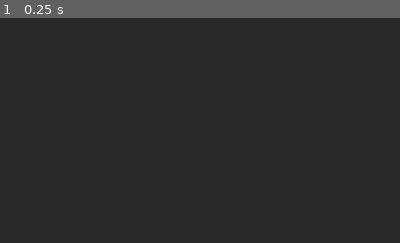
Above: before the commit, frame 1.
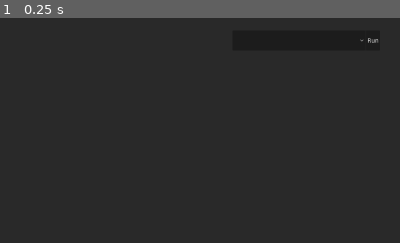
Above: after the commit, the same moment.

Repository: JackShort/vscripting
Game: Godot game, scene res://Main.tscn
Same seed, same stepped clock (60 frames per second), same inputs: the game is played once before the commit and once after it.
Inputs:
- Up to frame 1 (0.25 s): no input
The pictures show only the part of the screen within x 50-100%, y 0-50%; the shares and areas given below are measured in that part.

The runs differ from the first frame. In frame 1, less than 0.1% of the frame differs, in the area x 90-95%, y 8-12%.

Commit message:
runner button

Diff:
--- /dev/null
+++ b/ActionContainerHandler.gd
@@ -0,0 +1,17 @@
+extends PanelContainer
+
+@onready var runner_dropdown = %RunnerDropdown
+@onready var runnner_button = %RunnerButton
+
+func _ready():
+    runnner_button.button_down.connect(_on_button_down)
+    Global.added_function.connect(refresh_runner)
+
+func _on_button_down():
+    print("should run")
+
+func refresh_runner():
+    runner_dropdown.clear()
+
+    for key in Global.vm_state["functions"]:
+        runner_dropdown.add_item(key)
--- a/Global.gd
+++ b/Global.gd
@@ -1,4 +1,6 @@
 extends Node
+
+signal added_function
 
 @onready var graph_node_data_scene = preload("res://GraphNodeData.tscn")
 
@@ -23,3 +25,4 @@
     var graph_node_data = graph_node_data_scene.instantiate()
     graph_node_data.name = function_name
     graph_node_list.add_child(graph_node_data)
+    added_function.emit()
--- a/Graph.gd
+++ b/Graph.gd
@@ -4,6 +4,7 @@
 @onready var search_node_scene = preload("res://Searchbar.tscn")
 
 var dragged_param: GraphNodeParameter = null
+
 var _search_bar_node: Control = null
 var _selected_node: ScriptingGraphNode = null
 
--- a/Main.tscn
+++ b/Main.tscn
@@ -6,51 +6,54 @@
 [ext_resource type="Theme" uid="uid://bo8kigawanwjo" path="res://text_theme.tres" id="1_v7iym"]
 [ext_resource type="Script" path="res://ParameterInputHandler.gd" id="2_44j18"]
 [ext_resource type="Script" path="res://FunctionsInputHandler.gd" id="3_p7qvg"]
+[ext_resource type="Script" path="res://ActionContainerHandler.gd" id="4_eon57"]
 [ext_resource type="PackedScene" uid="uid://dd45w0c6lva0" path="res://GraphNodeList.tscn" id="5_aqdkv"]
 
 [sub_resource type="StyleBoxEmpty" id="StyleBoxEmpty_jxtku"]
 
 [sub_resource type="StyleBoxEmpty" id="StyleBoxEmpty_83ecl"]
 
+[sub_resource type="StyleBoxEmpty" id="StyleBoxEmpty_7sle3"]
+
 [node name="Main" type="Node2D"]
 
 [node name="UILayer" type="CanvasLayer" parent="."]
 
-[node name="PanelContainer" type="PanelContainer" parent="UILayer"]
+[node name="StateContainer" type="PanelContainer" parent="UILayer"]
 custom_minimum_size = Vector2(600, 2.08165e-12)
 offset_right = 450.0
 offset_bottom = 2600.0
 
-[node name="MarginContainer" type="MarginContainer" parent="UILayer/PanelContainer"]
+[node name="MarginContainer" type="MarginContainer" parent="UILayer/StateContainer"]
 layout_mode = 2
 theme_override_constants/margin_left = 8
 theme_override_constants/margin_top = 8
 theme_override_constants/margin_right = 8
 theme_override_constants/margin_bottom = 8
 
-[node name="VBoxContainer" type="VBoxContainer" parent="UILayer/PanelContainer/MarginContainer"]
+[node name="VBoxContainer" type="VBoxContainer" parent="UILayer/StateContainer/MarginContainer"]
 layout_mode = 2
 theme_override_constants/separation = 24
 
-[node name="Header" type="Label" parent="UILayer/PanelContainer/MarginContainer/VBoxContainer"]
+[node name="Header" type="Label" parent="UILayer/StateContainer/MarginContainer/VBoxContainer"]
 layout_mode = 2
 theme = ExtResource("1_v7iym")
 theme_type_variation = &"HeaderLarge"
 text = "Minting Contract"
 horizontal_alignment = 1
 
-[node name="HSeparator" type="HSeparator" parent="UILayer/PanelContainer/MarginContainer/VBoxContainer/Header"]
+[node name="HSeparator" type="HSeparator" parent="UILayer/StateContainer/MarginContainer/VBoxContainer/Header"]
 layout_mode = 2
 offset_top = 40.0
 offset_right = 584.0
 offset_bottom = 44.0
 
-[node name="ParametersSection" type="VBoxContainer" parent="UILayer/PanelContainer/MarginContainer/VBoxContainer"]
+[node name="ParametersSection" type="VBoxContainer" parent="UILayer/StateContainer/MarginContainer/VBoxContainer"]
 layout_mode = 2
 theme_override_constants/separation = 12
 script = ExtResource("2_44j18")
 
-[node name="ParameterHeader" type="Label" parent="UILayer/PanelContainer/MarginContainer/VBoxContainer/ParametersSection"]
+[node name="ParameterHeader" type="Label" parent="UILayer/StateContainer/MarginContainer/VBoxContainer/ParametersSection"]
 layout_mode = 2
 theme = ExtResource("1_v7iym")
 theme_type_variation = &"HeaderLarge"
@@ -58,20 +61,20 @@
 text = "Parameters
 "
 
-[node name="ParameterInputHandler" type="HBoxContainer" parent="UILayer/PanelContainer/MarginContainer/VBoxContainer/ParametersSection"]
+[node name="ParameterInputHandler" type="HBoxContainer" parent="UILayer/StateContainer/MarginContainer/VBoxContainer/ParametersSection"]
 layout_mode = 2
 
-[node name="ParamTypeDropdown" type="OptionButton" parent="UILayer/PanelContainer/MarginContainer/VBoxContainer/ParametersSection/ParameterInputHandler"]
+[node name="ParamTypeDropdown" type="OptionButton" parent="UILayer/StateContainer/MarginContainer/VBoxContainer/ParametersSection/ParameterInputHandler"]
 unique_name_in_owner = true
 layout_mode = 2
 theme_override_styles/focus = SubResource("StyleBoxEmpty_jxtku")
 
-[node name="ParamInput" type="LineEdit" parent="UILayer/PanelContainer/MarginContainer/VBoxContainer/ParametersSection/ParameterInputHandler"]
+[node name="ParamInput" type="LineEdit" parent="UILayer/StateContainer/MarginContainer/VBoxContainer/ParametersSection/ParameterInputHandler"]
 unique_name_in_owner = true
 layout_mode = 2
 size_flags_horizontal = 3
 
-[node name="AddParamButton" type="Button" parent="UILayer/PanelContainer/MarginContainer/VBoxContainer/ParametersSection/ParameterInputHandler"]
+[node name="AddParamButton" type="Button" parent="UILayer/StateContainer/MarginContainer/VBoxContainer/ParametersSection/ParameterInputHandler"]
 unique_name_in_owner = true
 layout_mode = 2
 theme = ExtResource("1_v7iym")
@@ -79,34 +82,34 @@
 theme_override_styles/focus = SubResource("StyleBoxEmpty_83ecl")
 text = "Add"
 
-[node name="ParameterContainer" type="VBoxContainer" parent="UILayer/PanelContainer/MarginContainer/VBoxContainer/ParametersSection"]
+[node name="ParameterContainer" type="VBoxContainer" parent="UILayer/StateContainer/MarginContainer/VBoxContainer/ParametersSection"]
 unique_name_in_owner = true
 layout_mode = 2
 
-[node name="HSeparator" type="HSeparator" parent="UILayer/PanelContainer/MarginContainer/VBoxContainer"]
+[node name="HSeparator" type="HSeparator" parent="UILayer/StateContainer/MarginContainer/VBoxContainer"]
 layout_mode = 2
 
-[node name="FunctionsSection" type="VBoxContainer" parent="UILayer/PanelContainer/MarginContainer/VBoxContainer"]
+[node name="FunctionsSection" type="VBoxContainer" parent="UILayer/StateContainer/MarginContainer/VBoxContainer"]
 layout_mode = 2
 theme_override_constants/separation = 12
 script = ExtResource("3_p7qvg")
 
-[node name="FunctionsHeader" type="Label" parent="UILayer/PanelContainer/MarginContainer/VBoxContainer/FunctionsSection"]
+[node name="FunctionsHeader" type="Label" parent="UILayer/StateContainer/MarginContainer/VBoxContainer/FunctionsSection"]
 layout_mode = 2
 theme = ExtResource("1_v7iym")
 theme_type_variation = &"HeaderLarge"
 theme_override_colors/font_color = Color(1, 1, 1, 0.564706)
 text = "Functions"
 
-[node name="FunctionsInputHandler" type="HBoxContainer" parent="UILayer/PanelContainer/MarginContainer/VBoxContainer/FunctionsSection"]
+[node name="FunctionsInputHandler" type="HBoxContainer" parent="UILayer/StateContainer/MarginContainer/VBoxContainer/FunctionsSection"]
 layout_mode = 2
 
-[node name="FunctionsInput" type="LineEdit" parent="UILayer/PanelContainer/MarginContainer/VBoxContainer/FunctionsSection/FunctionsInputHandler"]
+[node name="FunctionsInput" type="LineEdit" parent="UILayer/StateContainer/MarginContainer/VBoxContainer/FunctionsSection/FunctionsInputHandler"]
 unique_name_in_owner = true
 layout_mode = 2
 size_flags_horizontal = 3
 
-[node name="AddFunctionButton" type="Button" parent="UILayer/PanelContainer/MarginContainer/VBoxContainer/FunctionsSection/FunctionsInputHandler"]
+[node name="AddFunctionButton" type="Button" parent="UILayer/StateContainer/MarginContainer/VBoxContainer/FunctionsSection/FunctionsInputHandler"]
 unique_name_in_owner = true
 layout_mode = 2
 theme = ExtResource("1_v7iym")
@@ -114,19 +117,43 @@
 theme_override_styles/focus = SubResource("StyleBoxEmpty_83ecl")
 text = "Add"
 
-[node name="FunctionsContainer" type="VBoxContainer" parent="UILayer/PanelContainer/MarginContainer/VBoxContainer/FunctionsSection"]
+[node name="FunctionsContainer" type="VBoxContainer" parent="UILayer/StateContainer/MarginContainer/VBoxContainer/FunctionsSection"]
 unique_name_in_owner = true
 layout_mode = 2
+
+[node name="ActionContainer" type="PanelContainer" parent="UILayer"]
+offset_left = 2024.0
+offset_top = 40.0
+offset_right = 2496.0
+offset_bottom = 104.0
+script = ExtResource("4_eon57")
+
+[node name="HBoxContainer" type="HBoxContainer" parent="UILayer/ActionContainer"]
+layout_mode = 2
+
+[node name="RunnerDropdown" type="OptionButton" parent="UILayer/ActionContainer/HBoxContainer"]
+unique_name_in_owner = true
+layout_mode = 2
+size_flags_horizontal = 3
+theme_override_styles/focus = SubResource("StyleBoxEmpty_7sle3")
+
+[node name="RunnerButton" type="Button" parent="UILayer/ActionContainer/HBoxContainer"]
+unique_name_in_owner = true
+layout_mode = 2
+theme = ExtResource("1_v7iym")
+theme_override_font_sizes/font_size = 20
+theme_override_styles/focus = SubResource("StyleBoxEmpty_83ecl")
+text = "Run"
 
 [node name="Graph" type="Node2D" parent="."]
 script = ExtResource("1_dqnvj")
 
 [node name="Grid" type="ColorRect" parent="Graph"]
 z_index = -1
-offset_left = -8072.0
-offset_top = -5968.0
-offset_right = 9008.0
-offset_bottom = 5728.0
+offset_left = -7880.0
+offset_top = -5944.0
+offset_right = 9200.0
+offset_bottom = 5752.0
 mouse_filter = 2
 color = Color(0.160784, 0.160784, 0.160784, 1)
 script = ExtResource("1_eaphm")
Not shown: 1 places in Main.tscn that only renumber resources
